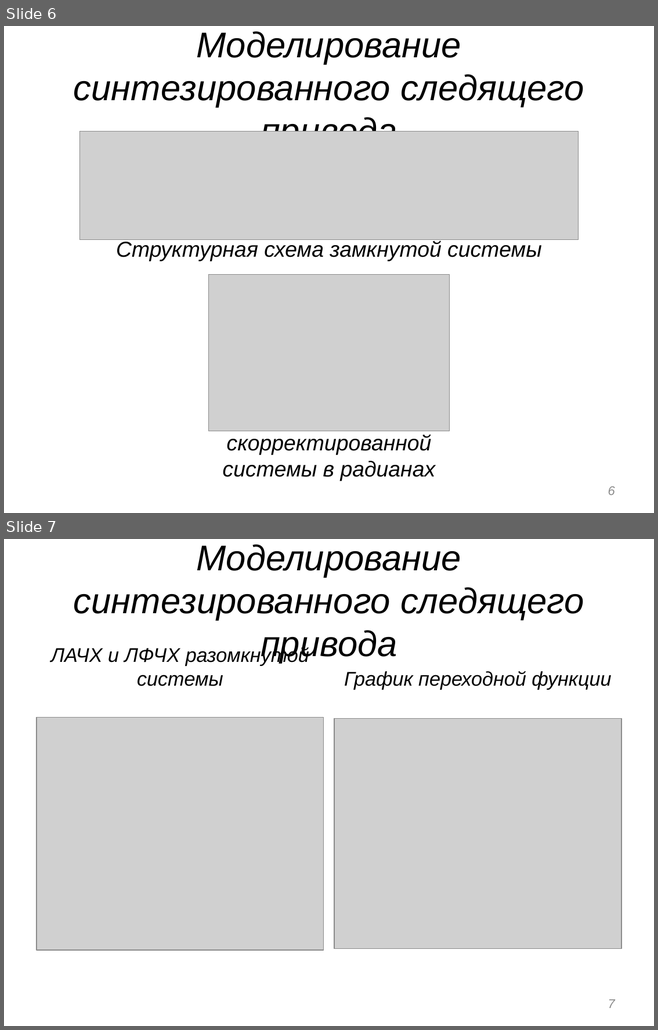
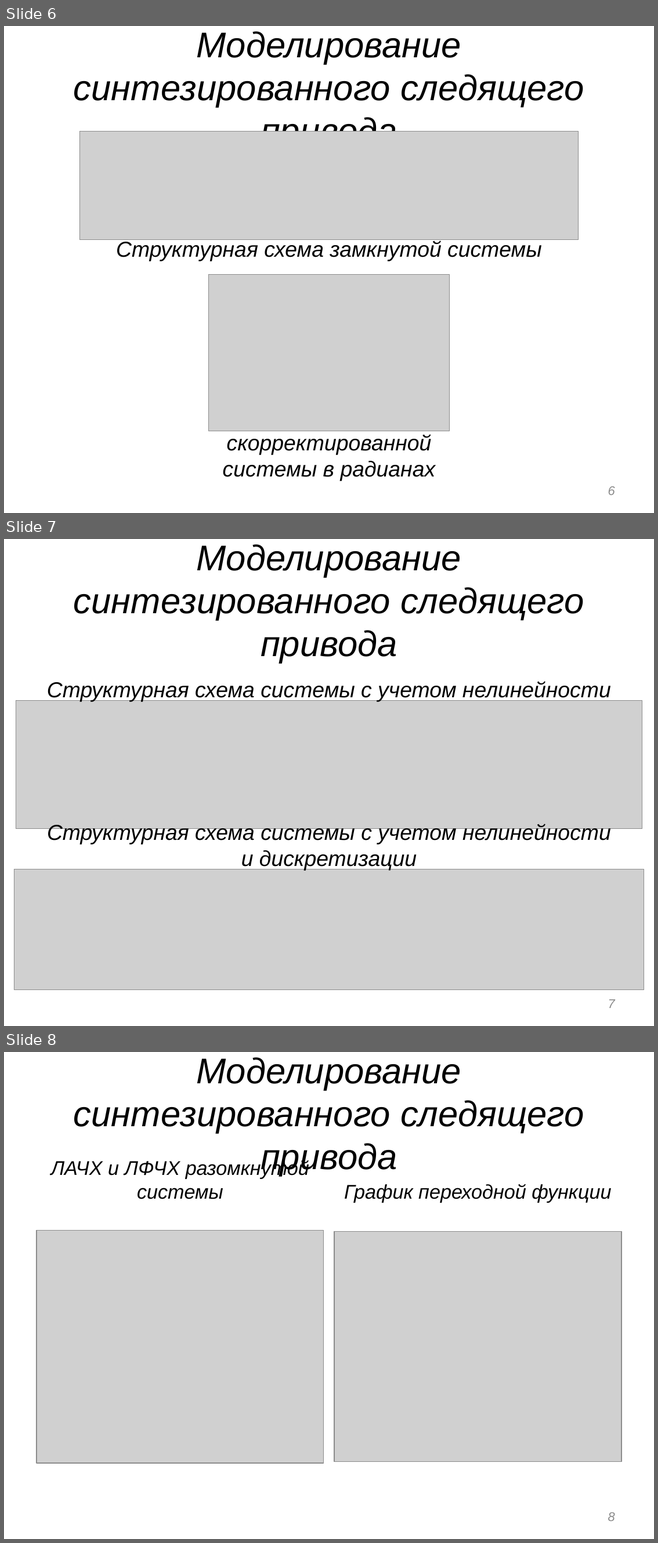
Before and after one commit to VovaRodger/Robo, a slide deck: Презентация.pptx. Shown one above the other, each under a label of ours: slides 6 and 7 before the commit, slides 6, 7 and 8 after it. The pictures are 658x1030 and 658x1543 pixels, drawn with LibreOffice and Linux fonts; fonts in the diff are those of the drawing; grey boxes stand for pictures. Boxes give left, top, right and bottom in pixels: in the first picture for what was removed or moved away, otherwise in the second. Text is boxed around its words. In the diff, an @@ line names an element or a change of style, - is before the commit and + after.

```diff
--- a/Презентация.pptx
+++ b/Презентация.pptx
@@ slide 7 added at bbox=[4, 539, 654, 1026], background #FFFFFF @@
@@ title added at bbox=[74, 544, 584, 663], 39.6 pt, text #000000, italic @@
+Моделирование синтезированного следящего привода
@@ text added at bbox=[47, 681, 611, 702], 24 pt, text #000000, italic @@
+Структурная схема системы с учетом нелинейности
@@ picture added at bbox=[16, 701, 641, 829] @@
@@ text added at bbox=[47, 824, 611, 871], 24 pt, text #000000, italic @@
+Структурная схема системы с учетом нелинейности и дискретизации
@@ picture added at bbox=[14, 870, 644, 990] @@
@@ page number added at bbox=[608, 1000, 615, 1008], 14 pt, text #8C8C8C, italic @@
+7
@@ what was slide 7 is now slide 8 @@
@@ page number at bbox=[608, 1513, 615, 1521]: text changed @@
-7
+8
```
Also in this commit, not shown: 6 other files.
